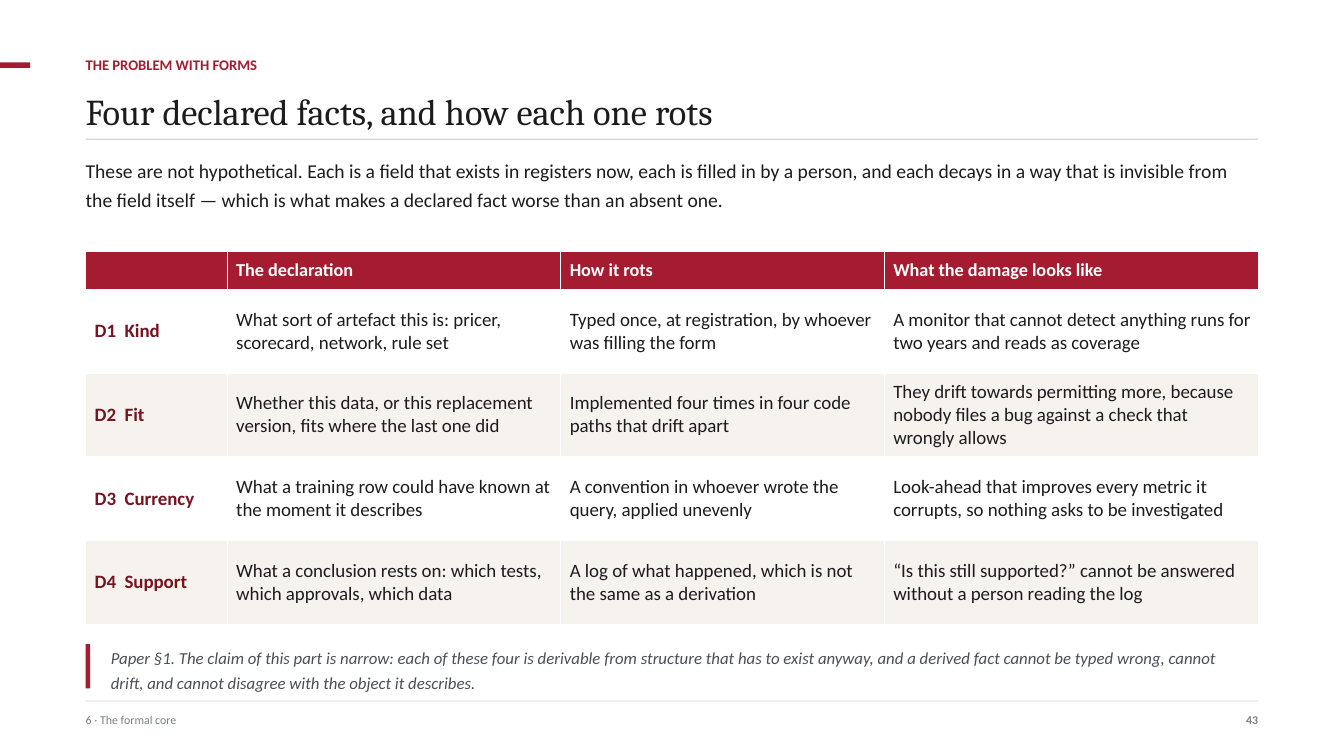
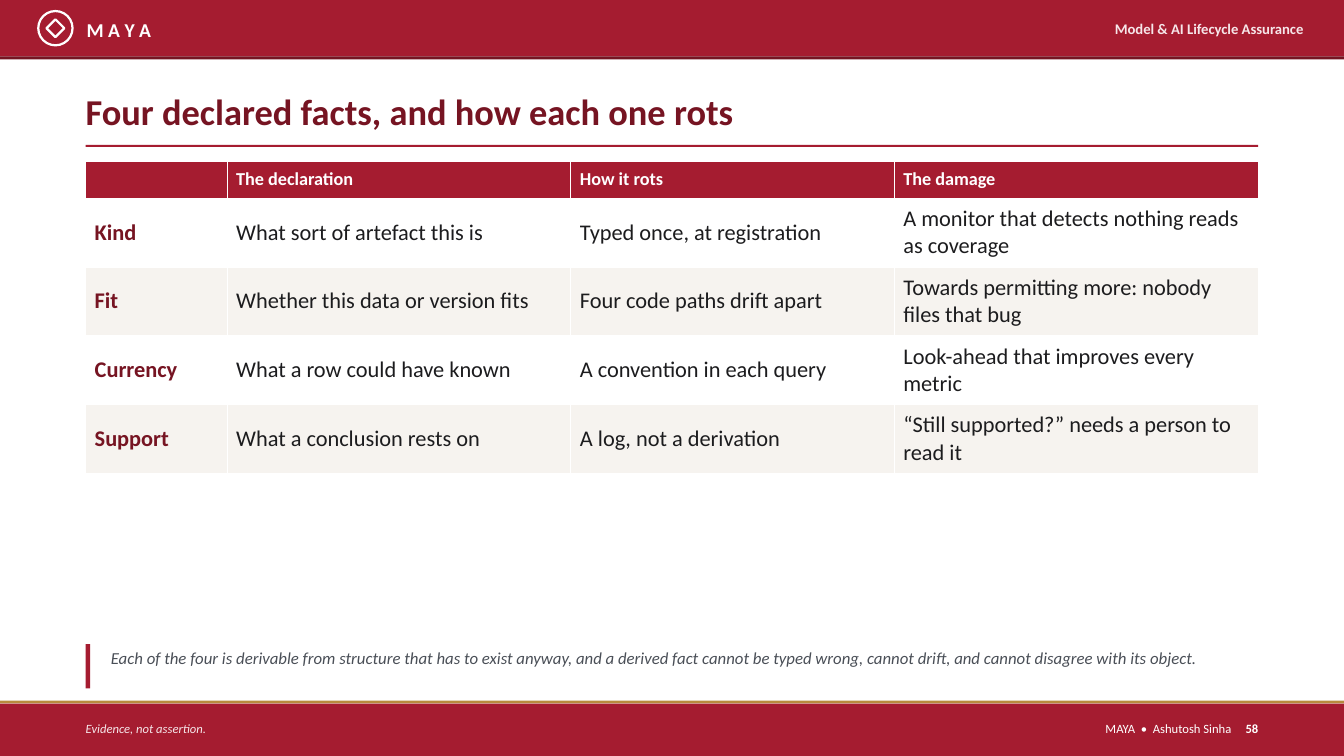
Before and after one commit to ajsinha/maya, a slide deck: slide 58 of docs/publications/MAYA-Model-Management-Formalism-and-System-Design.pptx (slide 43 before the commit). Drawn at 1344x756 pixels with LibreOffice and Linux fonts; fonts in the diff are those of the drawing. Boxes give left, top, right and bottom in pixels: in the first picture for what was removed or moved away, otherwise in the second. Text is boxed around its words. In the diff, an @@ line names an element or a change of style, - is before the commit and + after.

Commit message:
The deck retold as a briefing: TL;DR, ten principles, supervisors' words, architecture, a model's journey, then eight parts with screenshots, worked studies and a graded comparison, in MAYA's crimson; landing page numbers counted from the code

```diff
--- a/docs/publications/MAYA-Model-Management-Formalism-and-System-Design.pptx
+++ b/docs/publications/MAYA-Model-Management-Formalism-and-System-Design.pptx
@@ rectangle added at (x1=0, y1=0, x2=1344, y2=56), fill #A51C30 @@
@@ ellipse added at (x1=38, y1=11, x2=73, y2=45), outline #FFFFFF 1.6 pt @@
@@ diamond added at (x1=46, y1=19, x2=65, y2=37), outline #FFFFFF 1.6 pt @@
@@ text added at (x1=87, y1=24, x2=151, y2=37), 14 pt, text #FFFFFF, bold @@
+M A Y A
@@ text added at (x1=1115, y1=23, x2=1304, y2=37), 10.5 pt, text #F6E6E9, bold @@
+Model & AI Lifecycle Assurance
@@ rectangle added at (x1=0, y1=56, x2=1344, y2=59), fill #761422 @@
@@ rectangle removed at (x1=0, y1=63, x2=30, y2=69) @@
@@ text "Four declared facts, and how ..." at (x1=86, y1=99, x2=733, y2=130): font Cambria to Calibri, text colour #1C1C1E to #761422, bold on; line spacing 1.15 to 1.1 @@
@@ text removed at (x1=86, y1=60, x2=257, y2=70) @@
-THE PROBLEM WITH FORMS
@@ rectangle moved from (x1=86, y1=139, x2=1258, y2=140) to (x1=86, y1=145, x2=1258, y2=147) @@
@@ rectangle at (x1=86, y1=145, x2=1258, y2=147): fill #D8D4CF to #A51C30 @@
@@ table at (x1=86, y1=161, x2=1258, y2=472) @@
-row 1, column 4: What the damage looks like
+row 1, column 4: The damage
-row 2: D1 Kind | What sort of artefact this is: pricer, scorecard, network, rule set | Typed once, at registration, by whoever was filling the form | A monitor that cannot detect anything runs for two years and reads as coverage
+row 2: Kind | What sort of artefact this is | Typed once, at registration | A monitor that detects nothing reads as coverage
-row 3: D2 Fit | Whether this data, or this replacement version, fits where the last one did | Implemented four times in four code paths that drift apart | They drift towards permitting more, because nobody files a bug against a check that wrongly allows
+row 3: Fit | Whether this data or version fits | Four code paths drift apart | Towards permitting more: nobody files that bug
-row 4: D3 Currency | What a training row could have known at the moment it describes | A convention in whoever wrote the query, applied unevenly | Look-ahead that improves every metric it corrupts, so nothing asks to be investigated
+row 4: Currency | What a row could have known | A convention in each query | Look-ahead that improves every metric
-row 5: D4 Support | What a conclusion rests on: which tests, which approvals, which data | A log of what happened, which is not the same as a derivation | “Is this still supported?” cannot be answered without a person reading the log
+row 5: Support | What a conclusion rests on | A log, not a derivation | “Still supported?” needs a person to read it
@@ table resized from (x1=86, y1=252, x2=1258, y2=622) to (x1=86, y1=161, x2=1258, y2=472) @@
@@ text removed at (x1=86, y1=164, x2=1228, y2=207) @@
-These are not hypothetical. Each is a field that exists in registers now, each is filled in by a person, and each decays in a way that is invisible from the field itself — which is what makes a declared fact worse than an absent one.
@@ text at (x1=111, y1=652, x2=1196, y2=667): text changed @@
-Paper §1. The claim of this part is narrow: each of these four is derivable from structure that has to exist anyway, and a derived fact cannot be typed wrong, cannot drift, and cannot disagree with the object it describes.
+Each of the four is derivable from structure that has to exist anyway, and a derived fact cannot be typed wrong, cannot drift, and cannot disagree with its object.
@@ rectangle resized from (x1=86, y1=701, x2=1258, y2=702) to (x1=0, y1=701, x2=1344, y2=704) @@
@@ rectangle at (x1=0, y1=701, x2=1344, y2=704): fill #D8D4CF to #B88B3D @@
@@ rectangle added at (x1=0, y1=704, x2=1344, y2=756), fill #A51C30 @@
@@ text removed at (x1=86, y1=716, x2=176, y2=724) @@
-6 · The formal core
@@ text removed at (x1=1246, y1=716, x2=1258, y2=724) @@
-43
@@ text added at (x1=86, y1=724, x2=206, y2=734), 9 pt, text #F6E6E9, italic @@
+Evidence, not assertion.
@@ text added at (x1=1105, y1=724, x2=1259, y2=733), 9 pt, text #FFFFFF @@
+MAYA • Ashutosh Sinha 58
```
Also in this commit, not shown: 30 other slides changed, 38 slides added, 41 slides removed, 19 other files.
